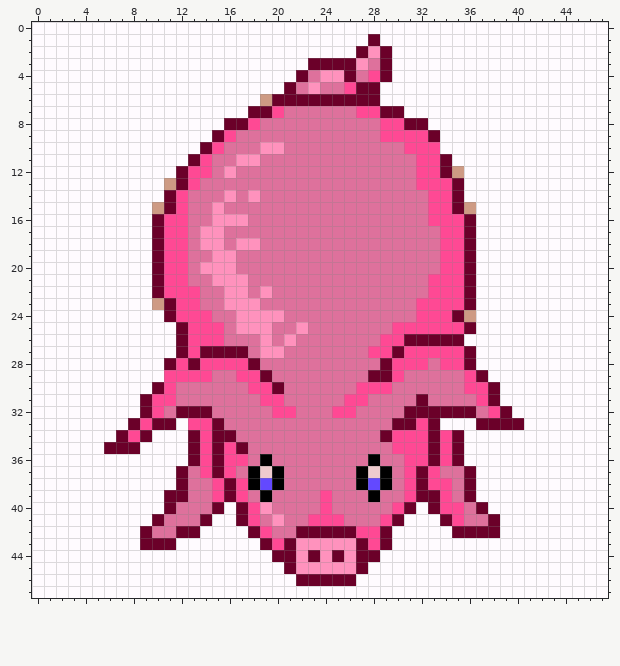
Pixel-art sprite: resources/img/cochon.png. This is how it looked before the edit.
The file is 48x48 pixels.
Now the later version:
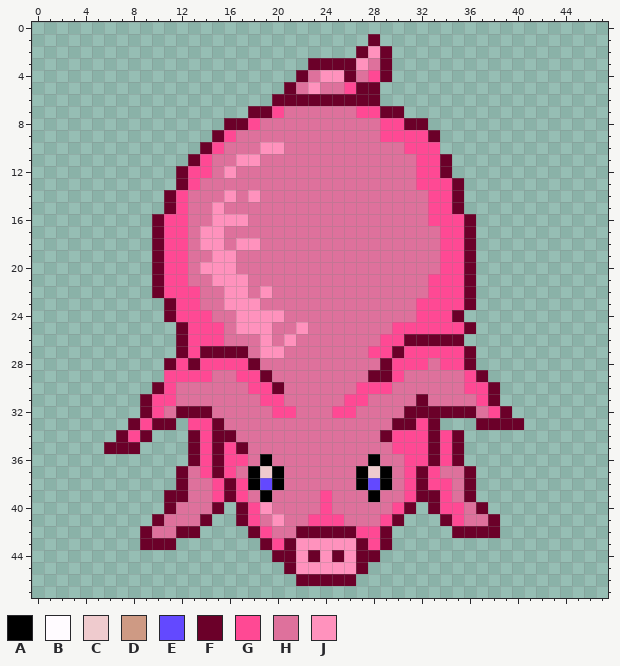
Palette (. is transparent): A #000000  B #fffbff  C #efcbce  D #ce9a84  E #6349ff  F #6b0029  G #ff4994  H #de719c  J #ff92bd
Changes in this commit:
Changed rows in their new state; - is an unchanged pixel.
first column x 0:
 0 ................................................
 1 ............................-...................
 2 ...........................---..................
 3 .......................-------..................
 4 ......................--------..................
 5 .....................--------...................
 6 ....................---------...................
 7 ..................-------------.................
 8 ................-----------------...............
 9 ...............-------------------..............
10 ..............--------------------..............
11 .............----------------------.............
12 ............-----------------------.............
13 ............------------------------............
14 ...........-------------------------............
15 ...........-------------------------............
16 ..........---------------------------...........
17 ..........---------------------------...........
18 ..........---------------------------...........
19 ..........---------------------------...........
20 ..........---------------------------...........
21 ..........---------------------------...........
22 ..........---------------------------...........
23 ...........--------------------------...........
24 ...........-------------------------............
25 ............-------------------------...........
26 ............------------------------............
27 ............-------------------------...........
28 ...........--------------------------...........
29 ...........---------------------------..........
30 ..........-----------------------------.........
31 .........------------------------------.........
32 .........-------------------------------........
33 ........----.---------------------...----.......
34 .......---...-----------------------............
35 ......---....-----------------------............
36 .............-----------------------............
37 ............-------------------------...........
38 ............-------------------------...........
39 ...........--------------------------...........
40 ...........-----.---------------.-----..........
41 ..........-----..--------------...-----.........
42 .........-----....------------.....----.........
43 .........---.......-----------..................
44 ....................---------...................
45 .....................-------....................
46 ......................-----.....................
47 ................................................
